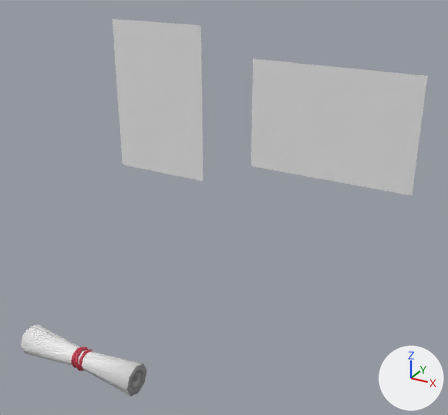
Two versions of the FBX model Assets/Art/Models/Structures/Wall Mounts/Posters.fbx, one commit apart.
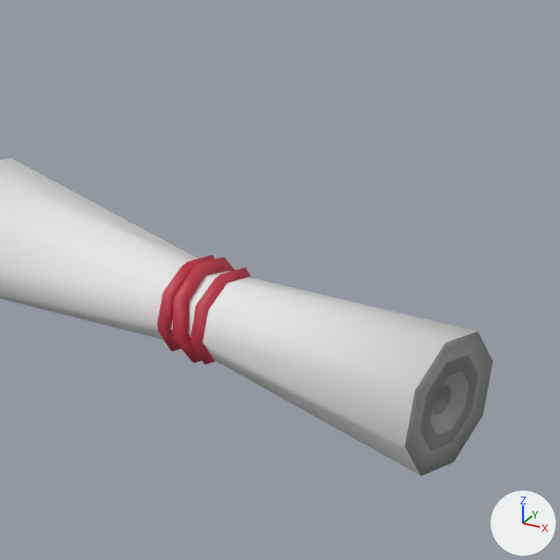
Each version is shown whole from a camera (50 mm lens) standing at (1.95, -1.992, 2.123) and looking at (0.616, 0.435, 0.91), then close up on the part from 8% to 36% of the width and 70% to 100% of the height. Lighting does not change. The marker at lower right points along +X, +Y and +Z. Where no turn or scale is listed for an object, it has been applied to the vertices.

Objects in the first close-up: 'Poster Roll'.
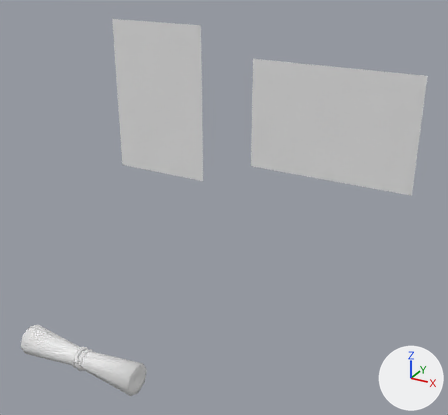
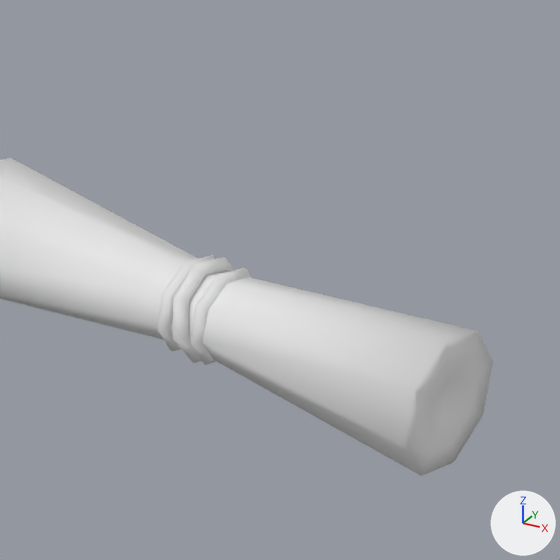
Commit message: poster item

What the commit changed:
me_cylinder_001 has 176 vertices, 170 faces and spans x -0.357..0.357, y -0.084..0.084, z -0.084..0.084.
me_cylinder_001 is used by ob_poster_roll; location (0.0, 0.0, 0.078).
me_cylinder_001 part 1: all 146 faces that had it switch from mat_palette05 (picture img_palette05_png) to mat_poster (its picture is missing).

Location of each change, (x1, y1, x2, y2) in pixels of the close-ups (560 x 560 px):
part 1 of me_cylinder_001, recoloured
    both: (157, 255, 493, 476)
